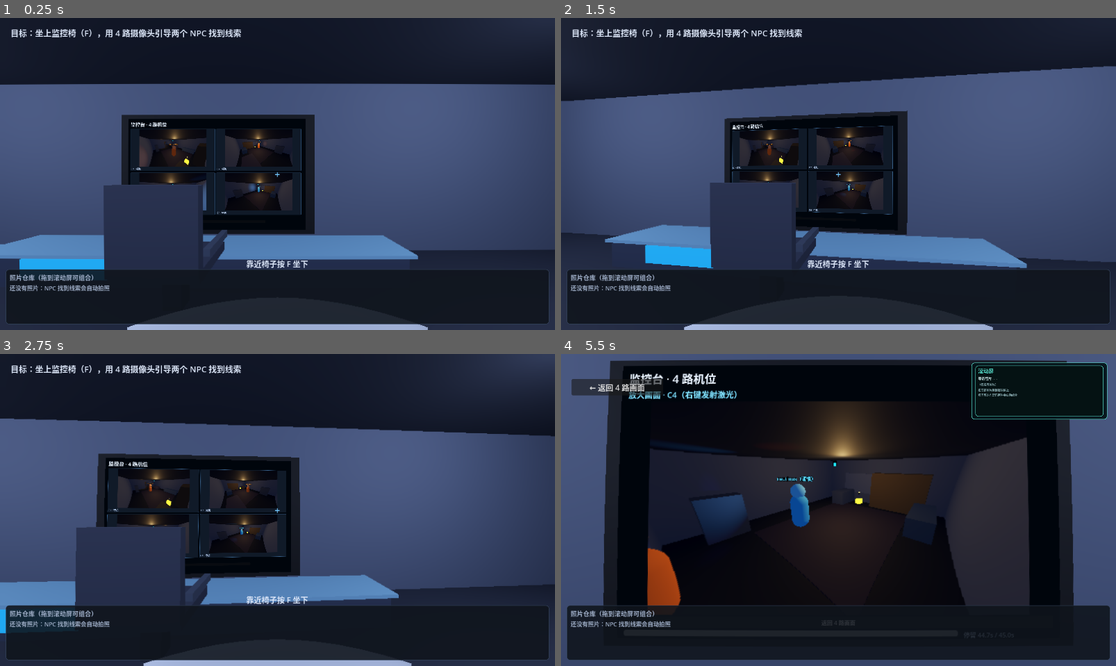
Above: before the commit, frames 1-4 (two rows, left to right).
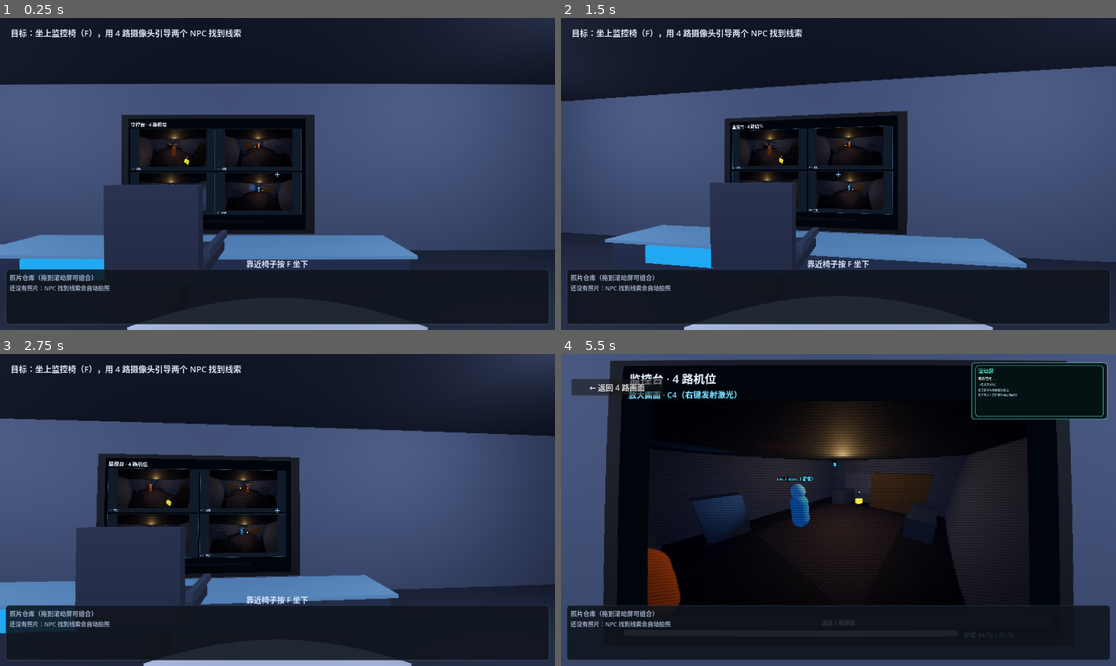
Above: after the commit, the same moments.

Repository: RequieMa/dual-faced-world
Game: Godot game, scene res://scenes/main.tscn
Two runs of this game, one before a commit and one after it. Both use one fixed random seed, a clock stepped at 60 frames per second and the inputs below.
Inputs (mouse positions are in pixels of both pictures, inside the frame that each line leads up to):
- Up to frame 1 (0.25 s): no input
- Up to frame 2 (1.5 s): tap Enter at 0.5 s; move the mouse to (866, 174) at 0.52 s; hold Up from 0.53 s (still down); tap 1 at 0.6 s; click (866, 174) at 0.67 s; tap Space at 0.77 s; move the mouse to (810, 174) at 1.27 s; tap 2 at 1.35 s
- Up to frame 3 (2.75 s): keep holding Up; tap Space at 1.52, 2 s; move the mouse to (288, 503) at 2.02 s; tap 3 at 2.1 s
- Up to frame 4 (5.5 s): tap Enter at 2.75 s; move the mouse to (832, 516) at 2.77 s; tap 4 at 2.85 s; click (832, 516) at 2.92 s; tap Space at 3.02, 3.5, 3.77, 4.52 s; move the mouse to (877, 513) at 3.52 s; tap 0 at 3.6 s; move the mouse to (794, 506) at 4.27 s; tap F at 4.35 s; move the mouse to (866, 510) at 5.02 s; release Up at 5.03 s; hold Down from 5.03 s (still down); tap G at 5.1 s; click (866, 510) at 5.17 s

The runs differ from the first frame. In frame 1, 0.2% of the frame differs, in the area x 25-53%, y 36-62%; in frame 2, 0.1%; in frame 3, 0.1%; in frame 4, 1.7%, in the area x 15-85%, y 26-81%.

Commit message:
fix: 恢复监控画面 CRT 扫描暗纹并补充资产回退说明
- 鱼眼 shader 增加扫描线、动态颗粒、轻微水平抖动和边缘压暗
- 监控 UI 显式设置 CRT 参数，并加回归检查
- 文档说明 external-assets 存在时用 GLB、缺失时逐个回退 primitive
- 测试 88 checks；全量 28 suites 通过

Diff:
--- a/scripts/room_demo/monitor_ui.gd
+++ b/scripts/room_demo/monitor_ui.gd
@@ -40,6 +40,10 @@
 	_fisheye_material.shader = FISHEYE_SHADER
 	_fisheye_material.set_shader_parameter("strength", FISHEYE_STRENGTH)
 	_fisheye_material.set_shader_parameter("zoom", 1.0)
+	_fisheye_material.set_shader_parameter("scanline_density", 180.0)
+	_fisheye_material.set_shader_parameter("scanline_strength", 0.22)
+	_fisheye_material.set_shader_parameter("noise_strength", 0.035)
+	_fisheye_material.set_shader_parameter("vignette_strength", 0.38)
 	var bg := ColorRect.new()
 	bg.set_anchors_and_offsets_preset(Control.PRESET_FULL_RECT)
 	bg.color = Color(0.025, 0.04, 0.06, 1.0)
@@ -237,6 +241,12 @@
 	return _fisheye_material != null and _fisheye_material.shader == FISHEYE_SHADER
 
 
+func uses_scanlines() -> bool:
+	if _fisheye_material == null:
+		return false
+	return float(_fisheye_material.get_shader_parameter("scanline_strength")) > 0.0
+
+
 ## 画面被鱼眼 shader 向外弯过；右键激光需要把点击坐标反变换回原始画面 UV。
 func _undistort_uv(uv: Vector2) -> Vector2:
 	# shader 是 p_src = p_screen * (1 - s*r^2)；这里反解 p_screen。
--- a/shaders/fisheye_feed.gdshader
+++ b/shaders/fisheye_feed.gdshader
@@ -1,14 +1,41 @@
 shader_type canvas_item;
-// 监控画面的桶形/鱼眼畸变：只作用于画面纹理，不影响监控 UI 的按钮和文字。
+// 监控画面的桶形/鱼眼畸变 + 老电视 CRT 暗纹：只作用于画面纹理，
+// 不影响监控 UI 的按钮和文字。
 // 用“源 UV 向中心收缩”的方式得到向外鼓起的效果，避免四角被裁成黑块。
 
 uniform float strength = 0.10;
 uniform float zoom = 1.0;
+uniform float scanline_density = 180.0;
+uniform float scanline_strength = 0.22;
+uniform float noise_strength = 0.035;
+uniform float vignette_strength = 0.38;
+uniform float jitter_strength = 0.0008;
 
 void fragment() {
 	vec2 p = (UV - 0.5) * 2.0;
 	float r2 = dot(p, p);
 	vec2 warped = p * (1.0 - strength * r2) / zoom;
 	vec2 uv = warped * 0.5 + 0.5;
-	COLOR = vec4(texture(TEXTURE, clamp(uv, vec2(0.0), vec2(1.0))).rgb, 1.0);
+
+	// 轻微的水平抖动，让画面像老式 CRT/监控而不是干净的数字画面。
+	float line = floor(UV.y * 270.0);
+	float jitter = (fract(sin(TIME * 2.3 + line * 12.9898) * 43758.5453) - 0.5) * jitter_strength;
+	uv.x += jitter;
+
+	vec3 color = texture(TEXTURE, clamp(uv, vec2(0.0), vec2(1.0))).rgb;
+
+	// 扫描暗纹：越靠近亮线越暗，形成老电视的横向条纹。
+	float scan = 0.5 + 0.5 * sin(uv.y * scanline_density * 3.14159265);
+	color *= 1.0 - scanline_strength * smoothstep(0.2, 1.0, scan);
+
+	// 动态颗粒。
+	float grain = fract(sin(dot(uv * vec2(1280.0, 720.0) + TIME * vec2(17.0, 29.0),
+		vec2(12.9898, 78.233))) * 43758.5453);
+	color += (grain - 0.5) * noise_strength;
+
+	// 边缘压暗。
+	float vignette = smoothstep(1.35, 0.45, length(p));
+	color *= mix(1.0 - vignette_strength, 1.0, vignette);
+
+	COLOR = vec4(color, 1.0);
 }
--- a/tests/test_room_demo.gd
+++ b/tests/test_room_demo.gd
@@ -160,6 +160,7 @@
 	_check("摄像头高度接近天花板", demo.feeds[0]["camera"].global_position.y >= 2.6)
 	_check("摄像头使用广角镜头", demo.feeds[0]["camera"].fov >= 80.0)
 	_check("监控画面启用鱼眼畸变", demo.monitor_ui.uses_fisheye())
+	_check("监控画面有老电视扫描线暗纹", demo.monitor_ui.uses_scanlines())
 	_check("玩家移动速度已调低", demo.player.WALK_SPEED <= 2.6)
 	var wall_npc = demo.npcs[0]
 	wall_npc.global_position = Vector3(-7.5, 0.0, -18.0)
Not shown, changed: docs/AVATARS.md
Not shown, changed: docs/ROOM_DEMO.md
